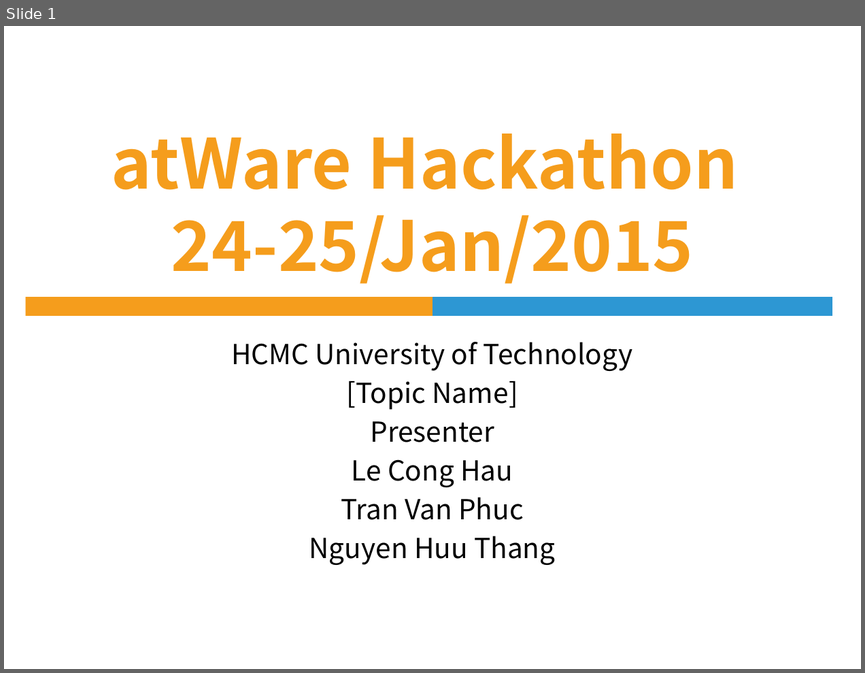
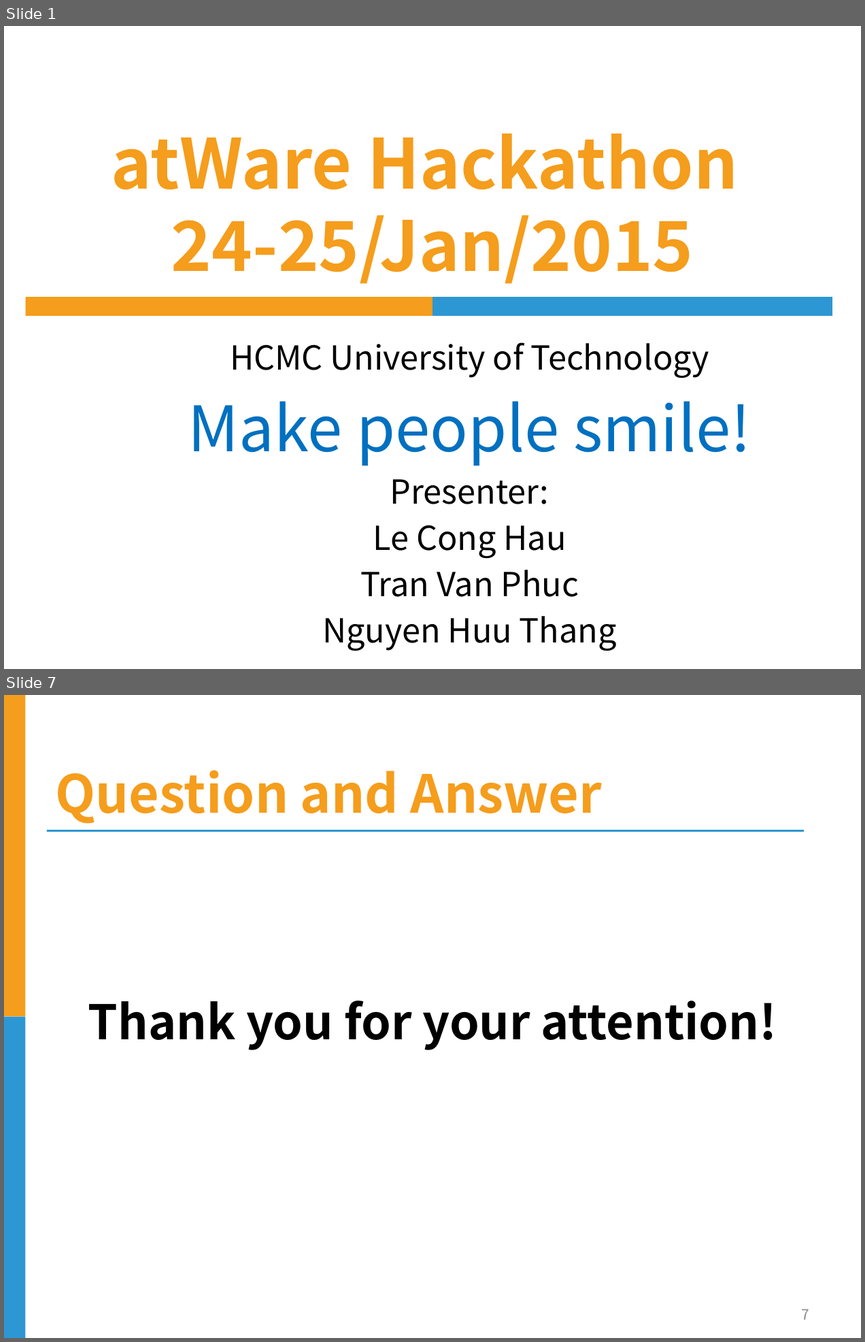
Before and after one commit to huuthang1993/HPT, a slide deck: Document/slide.pptx. Shown one above the other, each under a label of ours: slide 1 before the commit, slides 1 and 7 after it; the slides between them are not shown. The pictures are 865x673 and 865x1342 pixels, drawn with LibreOffice and Linux fonts; fonts in the diff are those of the drawing; background and template pictures are left out. Boxes give left, top, right and bottom in pixels: in the first picture for what was removed or moved away, otherwise in the second. Text is boxed around its words. In the diff, an @@ line names an element or a change of style, - is before the commit and + after.

```diff
--- a/Document/slide.pptx
+++ b/Document/slide.pptx
@@ slide 7 added at bbox=[4, 695, 861, 1338], background #FFFFFF @@
@@ rectangle added at bbox=[4, 695, 26, 1016], fill #F59D1C @@
@@ title added at bbox=[56, 770, 602, 824], 44 pt, text #F59D1C, bold @@
+Question and Answer
@@ line added from (47, 830) to (804, 830), #2D97D3 1.5 pt @@
@@ text added at bbox=[88, 1000, 777, 1050], 40 pt, text #000000, bold @@
+Thank you for your attention!
@@ rectangle added at bbox=[4, 1016, 26, 1338], fill #2D97D3 @@
@@ page number added at bbox=[802, 1308, 810, 1319], 12 pt, text #898989 @@
+7
@@ slide 1 changed as well @@
@@ subtitle at bbox=[230, 342, 709, 650]: size 23.2 to 27.8 pt in "HCMC University of Technology", "Le Cong Hau", "Tran Van Phuc", "Nguyen Huu Thang" @@
@@ subtitle at bbox=[188, 401, 751, 504]: text changed; size 23.2 to 52.7 pt; text colour #000000 to #0070C0 @@
-[Topic Name]
-Presenter
+Make people smile!
+Presenter:
```
Also in this commit, not shown: 5 other slides added, 1 slide removed.
